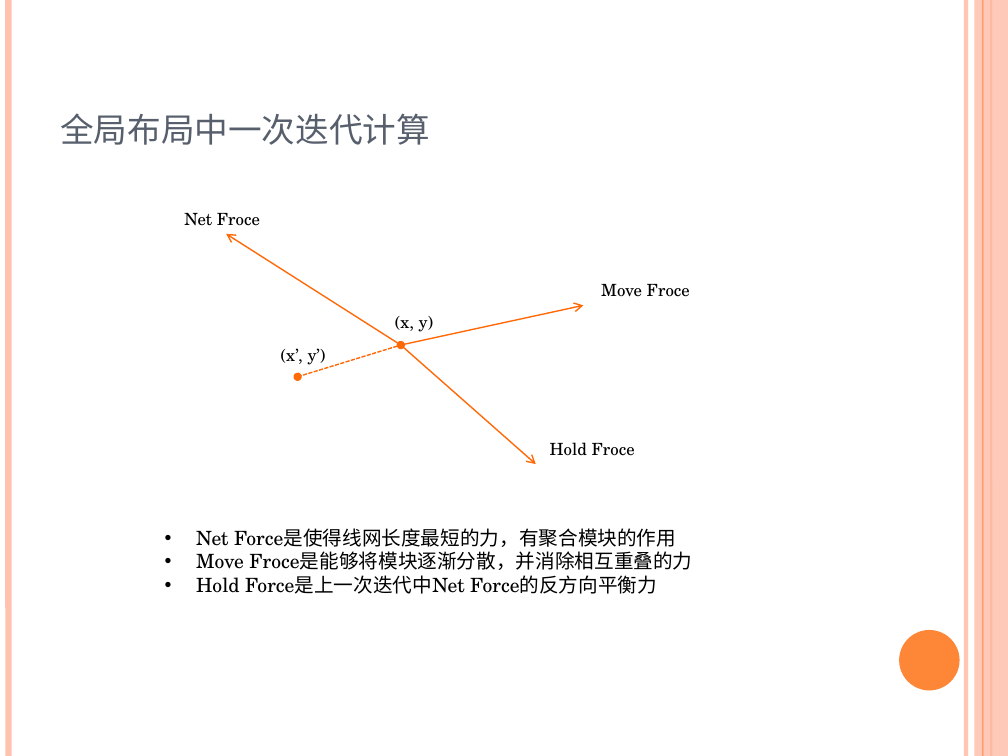
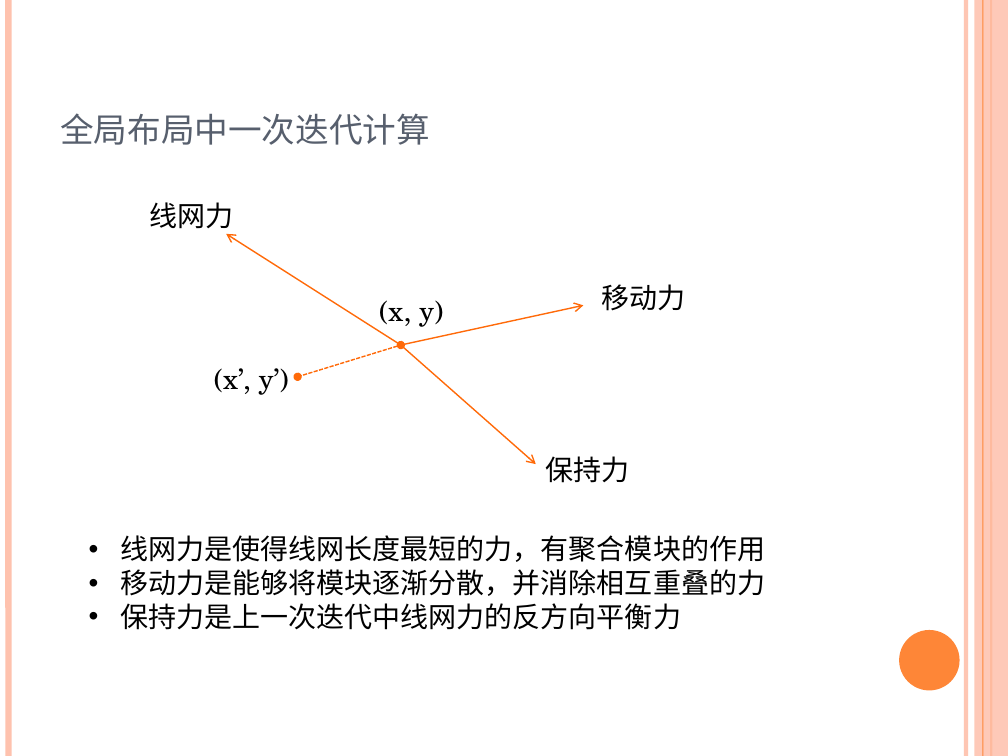
Before and after one commit to marcusgao94/TPL, a slide deck: slide 3 of doc/TPL.pptx. Drawn at 1008x756 pixels with LibreOffice and Linux fonts; fonts in the diff are those of the drawing. Boxes give left, top, right and bottom in pixels: in the first picture for what was removed or moved away, otherwise in the second. Text is boxed around its words. In the diff, an @@ line names an element or a change of style, - is before the commit and + after.

```diff
--- a/doc/TPL.pptx
+++ b/doc/TPL.pptx
@@ text at (150, 202, 234, 229): text changed; size 12 to 20 pt @@
-Net Froce
+线网力
@@ text "(x, y)": place and size @@
-text "(x, y)" at (395, 316, 434, 332)
+text "(x, y)" at (379, 300, 443, 327)
@@ text "(x, y)" at (379, 300, 443, 327): size 12 to 20 pt @@
@@ text at (601, 284, 685, 311): text changed; size 12 to 20 pt @@
-Move Froce
+移动力
@@ text "(x’, y’)" at (214, 368, 289, 395): size 12 to 20 pt @@
@@ text "(x’, y’)": place and size @@
-text "(x’, y’)" at (281, 348, 326, 365)
+text "(x’, y’)" at (214, 368, 289, 395)
@@ text at (546, 456, 630, 483): text changed; size 12 to 20 pt @@
-Hold Froce
+保持力
@@ text at (120, 535, 765, 630): text changed; size 14 to 20 pt @@
-• Net Force是使得线网长度最短的力，有聚合模块的作用
-• Move Froce是能够将模块逐渐分散，并消除相互重叠的力
-• Hold Force是上一次迭代中Net Force的反方向平衡力
+• 线网力是使得线网长度最短的力，有聚合模块的作用
+• 移动力是能够将模块逐渐分散，并消除相互重叠的力
+• 保持力是上一次迭代中线网力的反方向平衡力
```
Also in this commit, not shown: 9 other slides changed, 4 slides added, 1 slide removed, 5 other files.
